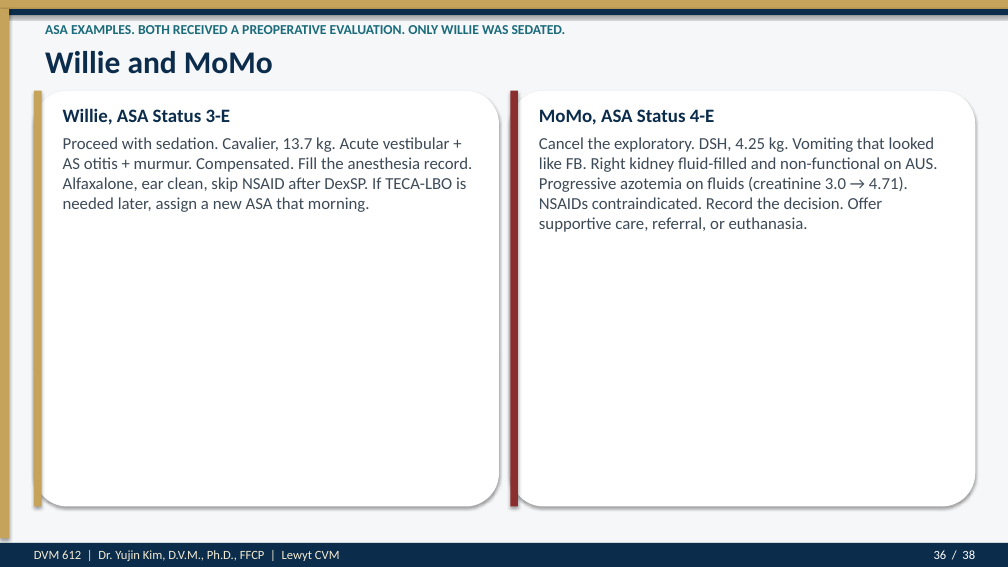
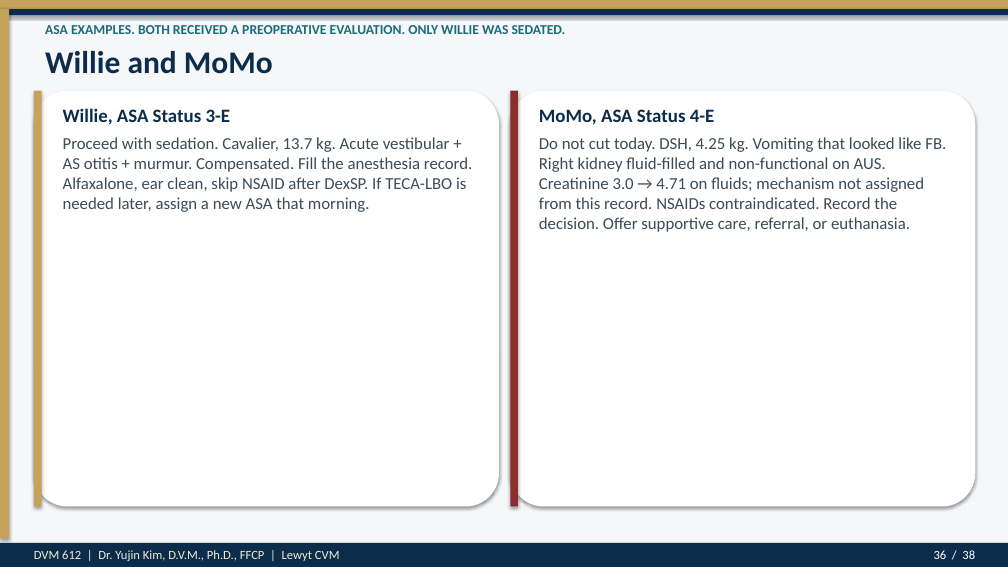
Before and after one commit to drkimvet/happycare, a slide deck: slide 36 of lectures/DVM-612_Week4_Preop_PatientPrep_Postop.pptx. Drawn at 1008x567 pixels with LibreOffice and Linux fonts; fonts in the diff are those of the drawing. Boxes give left, top, right and bottom in pixels: in the first picture for what was removed or moved away, otherwise in the second. Text is boxed around its words. In the diff, an @@ line names an element or a change of style, - is before the commit and + after.

```diff
--- a/lectures/DVM-612_Week4_Preop_PatientPrep_Postop.pptx
+++ b/lectures/DVM-612_Week4_Preop_PatientPrep_Postop.pptx
@@ text at (539, 137, 946, 232): text changed @@
-Cancel the exploratory. DSH, 4.25 kg. Vomiting that looked like FB. Right kidney fluid-filled and non-functional on AUS. Progressive azotemia on fluids (creatinine 3.0 → 4.71). NSAIDs contraindicated. Record the decision. Offer supportive care, referral, or euthanasia.
+Do not cut today. DSH, 4.25 kg. Vomiting that looked like FB. Right kidney fluid-filled and non-functional on AUS. Creatinine 3.0 → 4.71 on fluids; mechanism not assigned from this record. NSAIDs contraindicated. Record the decision. Offer supportive care, referral, or euthanasia.
```
Also in this commit, not shown: 13 other slides changed, 7 other files.
